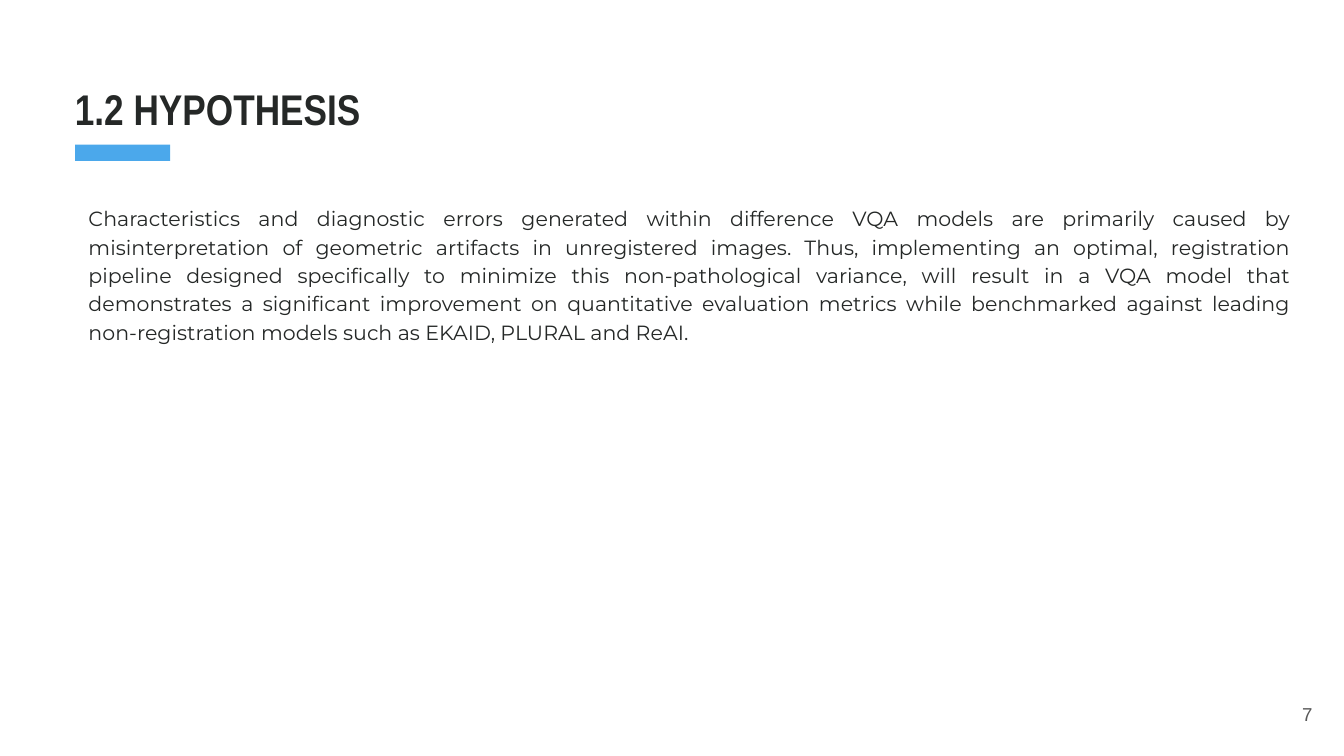
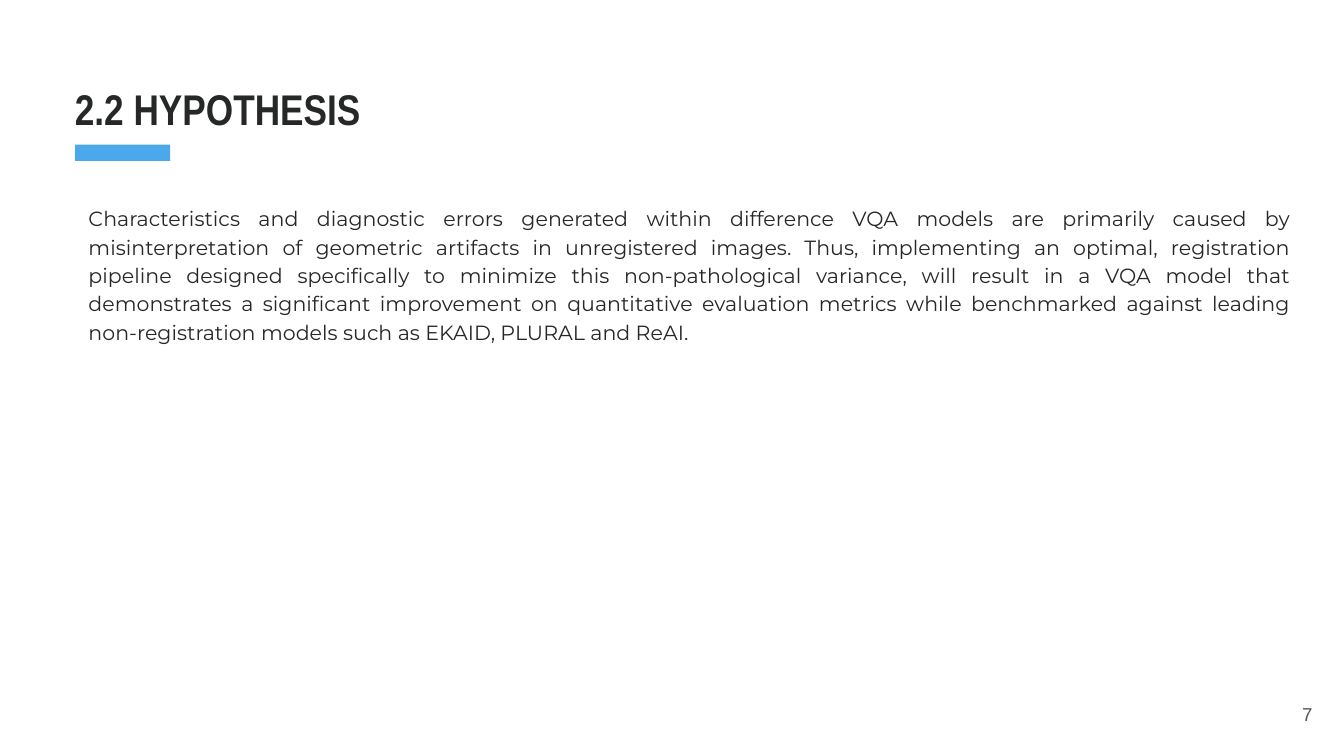
Before and after one commit to archx64/cxr-diff-vqa, a slide deck: slide 7 of st124974-Proposal.pptx. Drawn at 1344x756 pixels with LibreOffice and Linux fonts; fonts in the diff are those of the drawing. Boxes give left, top, right and bottom in pixels: in the first picture for what was removed or moved away, otherwise in the second. Text is boxed around its words. In the diff, an @@ line names an element or a change of style, - is before the commit and + after.

```diff
--- a/st124974-Proposal.pptx
+++ b/st124974-Proposal.pptx
@@ text at [75, 95, 361, 126]: text changed @@
-1.2 HYPOTHESIS
+2.2 HYPOTHESIS
```
Also in this commit, not shown: 17 other slides changed, 12 slides added, 23 other files.
